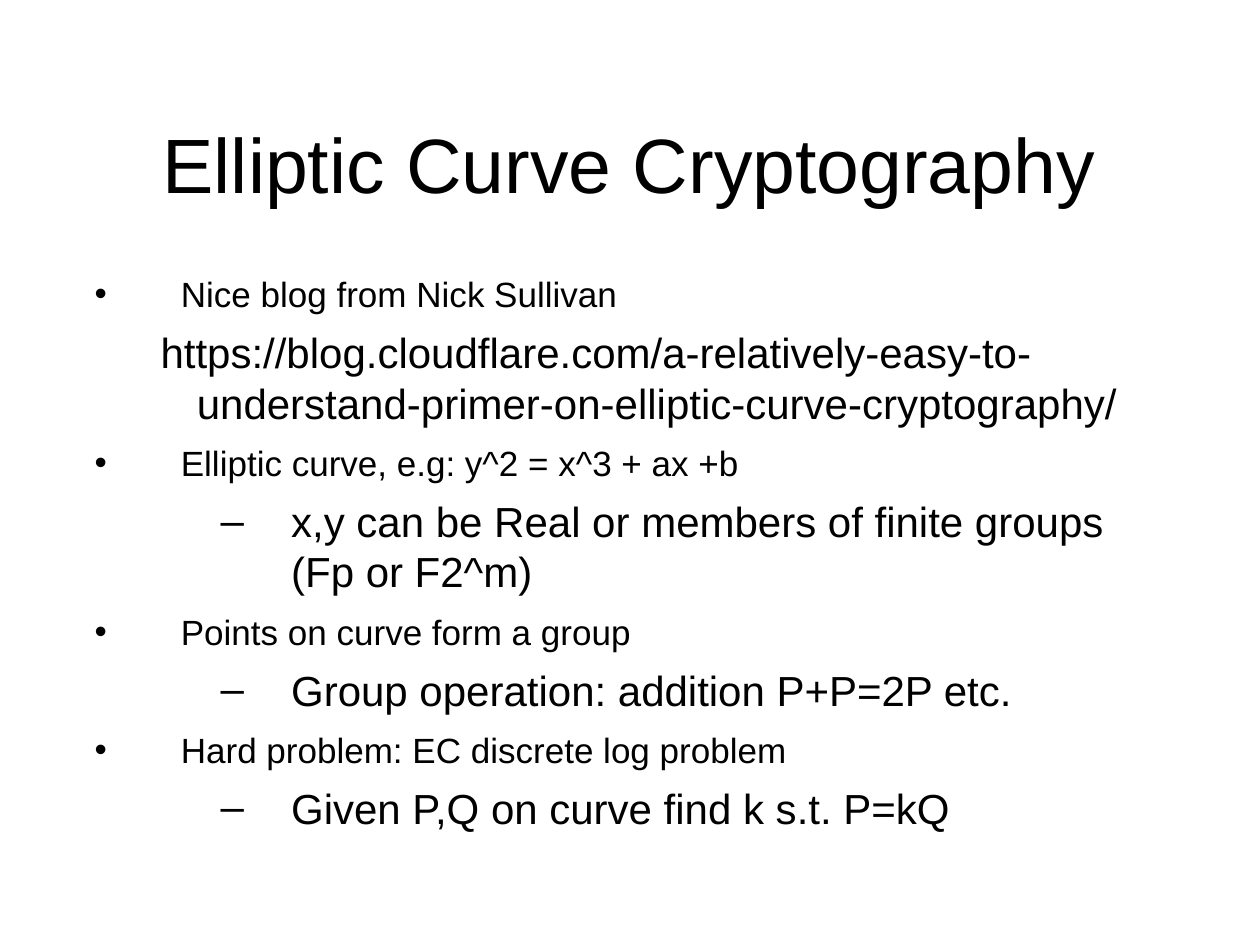
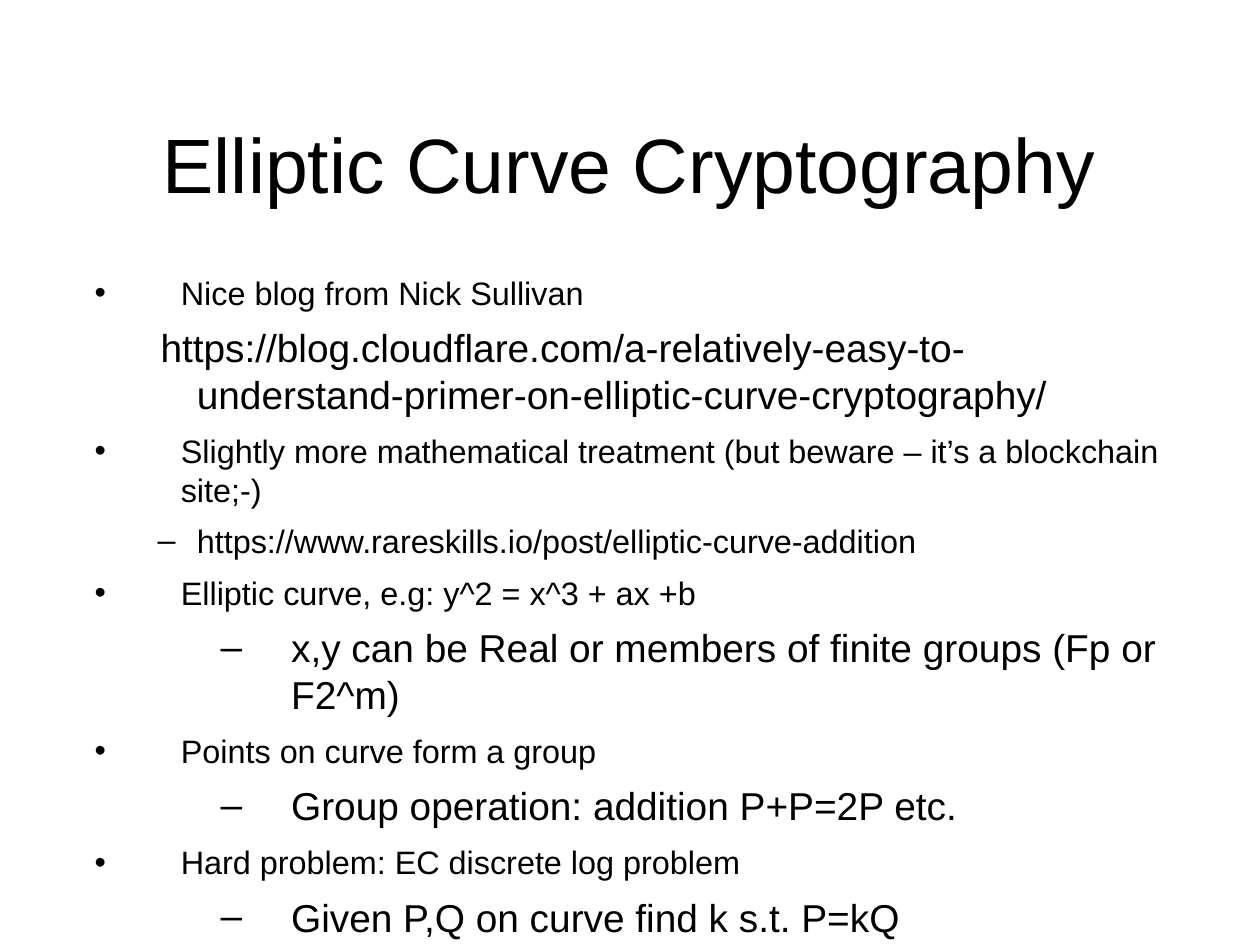
Before and after one commit to sftcd/cs7053, a slide deck: slide 150 of 2024lectures/04-crypto.odp. Drawn at 1260x945 pixels with LibreOffice and Linux fonts; fonts in the diff are those of the drawing. Boxes give left, top, right and bottom in pixels: in the first picture for what was removed or moved away, otherwise in the second. Text is boxed around its words. In the diff, an @@ line names an element or a change of style, - is before the commit and + after.

```diff
--- a/2024lectures/04-crypto.odp
+++ b/2024lectures/04-crypto.odp
@@ text at <box>161,281,1155,939</box>: size 20 to 18.5 pt in "Nice blog from Nick Sullivan", "Elliptic curve, e.g: y^2 = x^3 + ...", "Points on curve form a group", "Hard problem: EC discrete log problem"; size 24 to 22.2 pt in "https://blog.cloudflare.com/a-relatively-easy-to-understand- ...", "x,y can be Real or members of ...", "Group operation: addition P+P=2P etc.", "Given P,Q on curve find k s.t. ..." @@
@@ text at <box>181,439,1158,559</box>: paragraphs added @@
+• Slightly more mathematical treatment (but beware – it’s a blockchain site;-)
+  – https://www.rareskills.io/post/elliptic-curve-addition
```
Also in this commit, not shown: 5 other files.
